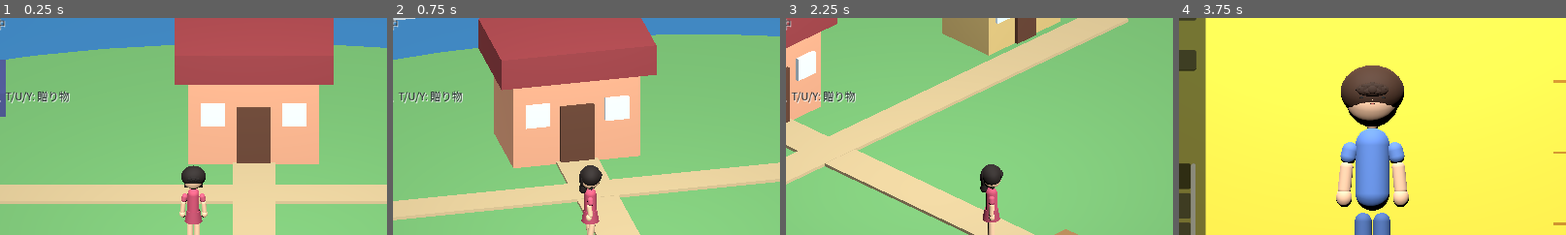
Above: before the commit, frames 1-4 (left to right).
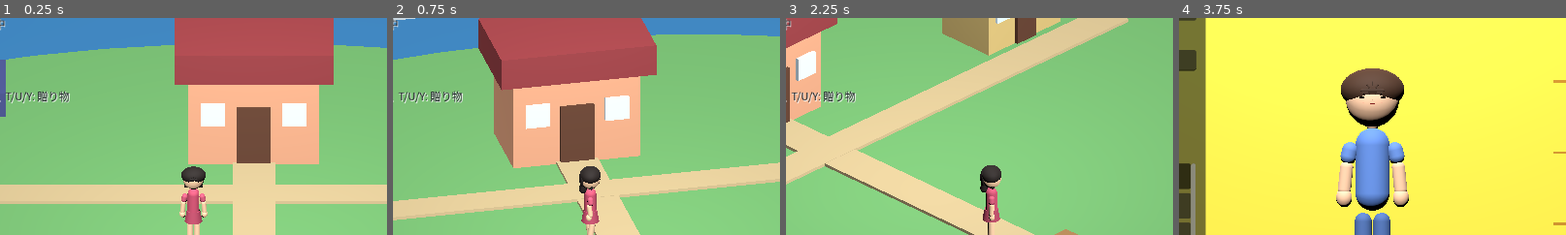
Above: after the commit, the same moments.

Repository: tinky44/tomocol_lite
Game: Godot game, scene res://scenes/main.tscn
Same seed, same stepped clock (60 frames per second), same inputs: the game is played once before the commit and once after it.
Inputs (mouse positions are % of the whole screen's width and height, from its top left):
- Up to frame 1 (0.25 s): no input
- Up to frame 2 (0.75 s): tap Enter at 0.5 s; move the mouse to (72, 45) at 0.52 s; hold D from 0.53 s (still down); hold J from 0.53 s (still down); click (72, 45) at 0.67 s
- Up to frame 3 (2.25 s): tap Space at 0.77, 1.52 s; move the mouse to (30, 55) at 1.27 s; release D at 1.28 s; release J at 1.28 s; hold S 1.28-2.03 s; tap L at 1.35 s; move the mouse to (60, 28) at 2.02 s; hold D from 2.03 s (still down); hold I from 2.03 s (still down)
- Up to frame 4 (3.75 s): move the mouse to (45, 70) at 2.77 s; release D at 2.78 s; release I at 2.78 s; hold W 2.78-3.53 s; tap K at 2.85 s; click (45, 70) at 2.92 s; tap Space at 3.02 s; move the mouse to (80, 65) at 3.52 s; hold A from 3.53 s (still down); hold N from 3.53 s (still down)
The pictures show only the part of the screen within x 25-75%, y 11-61%; the shares and areas given below are measured in that part.

The runs differ from the first frame. In frame 1, less than 0.1% of the frame differs, in the area x 46-54%, y 67-77%; in frame 2, less than 0.1%; in frame 3, less than 0.1%; in frame 4, 0.8%, in the area x 41-59%, y 21-42%.

Commit message:
wip: 髪型の調整

Diff:
--- a/godot-project/scripts/ResidentAvatar.gd
+++ b/godot-project/scripts/ResidentAvatar.gd
@@ -13,7 +13,7 @@
 const HEAD_SCALE_Y := 1.03
 const HEAD_SCALE_Z := 0.92
 const FACE_PART_SURFACE_LIFT := 0.012
-const EYE_VISIBLE_SCALE := 1.08
+const EYE_VISIBLE_SCALE := 1.18
 const WALK_LEG_SWING_DEGREES := 8.0
 const WALK_ARM_SWING_DEGREES := 7.0
 const WALK_BLEND_SPEED := 7.5
@@ -172,21 +172,20 @@
 func _add_hair_parts(profile: Dictionary, head_y: float, head_radius: float, hair_color: Color) -> void:
 	var hair_style := int(profile.get("hair_style", 0))
 	var hair_volume: float = float(profile.get("hair_volume", 1.0))
-	var fringe_color := hair_color.darkened(0.18)
+	var fringe_color := hair_color.darkened(0.12)
 	var cap_radius := head_radius * 1.05 * hair_volume
 	var front_z := head_radius * 0.96
-	_add_ellipsoid_part("Hair Crown", cap_radius, Vector3(0.0, head_y + head_radius * 0.22, head_radius * 0.02), hair_color, Vector3(1.08, 0.90, 0.92))
-	_add_ellipsoid_part("Front Hair Mass", head_radius * 0.38 * hair_volume, Vector3(0.0, head_y + head_radius * 0.30, front_z * 0.96), fringe_color, Vector3(1.55, 0.66, 0.34))
+	_add_ellipsoid_part("Hair Crown", cap_radius, Vector3(0.0, head_y + head_radius * 0.30, 0.0), hair_color, Vector3(1.08, 0.72, 0.90))
+	_add_ellipsoid_part("Forehead Hair Cap", head_radius * 0.24 * hair_volume, Vector3(0.0, head_y + head_radius * 0.27, front_z * 0.96), fringe_color, Vector3(1.90, 0.34, 0.15))
+	_add_ellipsoid_part("Front Left Hair Sweep", head_radius * 0.17 * hair_volume, Vector3(-head_radius * 0.22, head_y + head_radius * 0.22, front_z * 0.96), fringe_color, Vector3(0.92, 0.62, 0.14), Vector3(0.0, 0.0, -12.0))
+	_add_ellipsoid_part("Front Right Hair Sweep", head_radius * 0.17 * hair_volume, Vector3(head_radius * 0.22, head_y + head_radius * 0.22, front_z * 0.96), fringe_color, Vector3(0.92, 0.62, 0.14), Vector3(0.0, 0.0, 12.0))
 	_add_ellipsoid_part("Back Hair Cover", head_radius * 0.66 * hair_volume, Vector3(0.0, head_y - head_radius * 0.03, -head_radius * 0.72), hair_color, Vector3(1.05, 1.22, 0.44))
 	_add_part("Nape Hair", _capsule_mesh(head_radius * 0.82, head_radius * 0.19 * hair_volume), Vector3(0.0, head_y - head_radius * 0.42, -head_radius * 0.66), hair_color, Vector3(8.0, 0.0, 0.0))
-	_add_part("Front Hairline", _capsule_mesh(head_radius * 1.03, head_radius * 0.075 * hair_volume), Vector3(0.0, head_y + head_radius * 0.34, front_z * 1.00), fringe_color, Vector3(0.0, 0.0, 90.0), Vector3(1.0, 1.0, 0.62))
-	# 前髪は小さな楕円を重ねています。顔側は平たい板を使わず、頭の曲面上へ直接パーツを置きます。
-	_add_ellipsoid_part("Upper Bang Cover", head_radius * 0.27 * hair_volume, Vector3(0.0, head_y + head_radius * 0.42, front_z * 1.03), fringe_color, Vector3(1.48, 0.44, 0.24))
-	_add_ellipsoid_part("Bang Curtain", head_radius * 0.25 * hair_volume, Vector3(0.0, head_y + head_radius * 0.25, front_z * 1.05), fringe_color, Vector3(1.42, 0.54, 0.22))
-	_add_ellipsoid_part("Bang Fill", head_radius * 0.19 * hair_volume, Vector3(0.0, head_y + head_radius * 0.30, front_z * 1.08), fringe_color, Vector3(0.92, 0.76, 0.28))
-	_add_ellipsoid_part("Bang Center", head_radius * 0.18 * hair_volume, Vector3(0.0, head_y + head_radius * 0.39, front_z * 1.04), fringe_color, Vector3(0.76, 1.08, 0.30))
-	_add_ellipsoid_part("Bang Left", head_radius * 0.16 * hair_volume, Vector3(-head_radius * 0.24, head_y + head_radius * 0.35, front_z * 1.04), fringe_color, Vector3(0.72, 1.04, 0.28), Vector3(0.0, 0.0, -13.0))
-	_add_ellipsoid_part("Bang Right", head_radius * 0.16 * hair_volume, Vector3(head_radius * 0.24, head_y + head_radius * 0.35, front_z * 1.04), fringe_color, Vector3(0.72, 1.04, 0.28), Vector3(0.0, 0.0, 13.0))
+	_add_part("Left Part Hairline", _capsule_mesh(head_radius * 0.30, head_radius * 0.028 * hair_volume), Vector3(-head_radius * 0.12, head_y + head_radius * 0.36, front_z * 0.97), fringe_color, Vector3(0.0, 0.0, 32.0), Vector3(1.0, 1.0, 0.42))
+	_add_part("Right Part Hairline", _capsule_mesh(head_radius * 0.30, head_radius * 0.028 * hair_volume), Vector3(head_radius * 0.12, head_y + head_radius * 0.36, front_z * 0.97), fringe_color, Vector3(0.0, 0.0, -32.0), Vector3(1.0, 1.0, 0.42))
+	_add_part("Center Part Seam", _capsule_mesh(head_radius * 0.22, head_radius * 0.018 * hair_volume), Vector3(0.0, head_y + head_radius * 0.48, front_z * 0.96), hair_color.darkened(0.22), Vector3.ZERO, Vector3(0.60, 1.0, 0.36))
+	_add_ellipsoid_part("Left Part Bang Tip", head_radius * 0.09 * hair_volume, Vector3(-head_radius * 0.32, head_y + head_radius * 0.20, front_z * 0.97), fringe_color, Vector3(0.58, 0.68, 0.14), Vector3(0.0, 0.0, -14.0))
+	_add_ellipsoid_part("Right Part Bang Tip", head_radius * 0.09 * hair_volume, Vector3(head_radius * 0.32, head_y + head_radius * 0.20, front_z * 0.97), fringe_color, Vector3(0.58, 0.68, 0.14), Vector3(0.0, 0.0, 14.0))
 	_add_part("Left Side Hair Base", _capsule_mesh(head_radius * 0.68, head_radius * 0.13 * hair_volume), Vector3(-head_radius * 0.62, head_y - head_radius * 0.08, -head_radius * 0.02), hair_color, Vector3(2.0, 0.0, -7.0))
 	_add_part("Right Side Hair Base", _capsule_mesh(head_radius * 0.68, head_radius * 0.13 * hair_volume), Vector3(head_radius * 0.62, head_y - head_radius * 0.08, -head_radius * 0.02), hair_color, Vector3(2.0, 0.0, 7.0))
 
@@ -219,7 +218,8 @@
 	var mouth_style := int(profile.get("mouth_style", 0))
 	var eye_spacing: float = float(profile.get("eye_spacing", 0.40)) * head_radius
 	var eye_y_offset: float = float(profile.get("eye_height", 0.04)) * head_radius
-	var eye_size: float = float(profile.get("eye_size", 0.052)) * head_radius * EYE_VISIBLE_SCALE
+	var face_detail_size: float = float(profile.get("eye_size", 0.052)) * head_radius * 1.08
+	var eye_size: float = face_detail_size * EYE_VISIBLE_SCALE
 	var mouth_width: float = float(profile.get("mouth_width", 0.24)) * head_radius
 	var mouth_y_offset: float = float(profile.get("mouth_y", -0.20)) * head_radius
 
@@ -228,7 +228,7 @@
 
 	# 顔はお面状の板を使わず、頭の楕円体の表面座標を計算してそこへ直接置きます。
 	# eye_style は 0:点目、1:楕円目、2:眠そう目です。まずは小さく、曲面に貼り付いて見えることを優先します。
-	var pupil := Color(0.035, 0.030, 0.028)
+	var pupil := Color(0.0, 0.0, 0.0)
 	match eye_style:
 		1:
 			_add_face_ellipsoid("Left Eye", head_radius, head_y, -eye_spacing, eye_y_offset, eye_size, pupil, Vector3(1.36, 0.68, 0.18))
@@ -240,19 +240,19 @@
 			_add_face_ellipsoid("Left Dot Eye", head_radius, head_y, -eye_spacing, eye_y_offset, eye_size, pupil, Vector3(0.86, 0.86, 0.20))
 			_add_face_ellipsoid("Right Dot Eye", head_radius, head_y, eye_spacing, eye_y_offset, eye_size, pupil, Vector3(0.86, 0.86, 0.20))
 
-	_add_face_ellipsoid("Nose", head_radius, head_y, 0.0, -head_radius * 0.07, eye_size * 0.20, skin_color.darkened(0.08), Vector3(0.70, 1.00, 0.16))
-	_add_face_ellipsoid("Left Cheek", head_radius, head_y, -eye_spacing * 0.86, mouth_y_offset + eye_size * 0.58, eye_size * 0.30, Color(1.0, 0.55, 0.52, 0.20), Vector3(1.20, 0.55, 0.10))
-	_add_face_ellipsoid("Right Cheek", head_radius, head_y, eye_spacing * 0.86, mouth_y_offset + eye_size * 0.58, eye_size * 0.30, Color(1.0, 0.55, 0.52, 0.20), Vector3(1.20, 0.55, 0.10))
+	_add_face_ellipsoid("Nose", head_radius, head_y, 0.0, -head_radius * 0.07, face_detail_size * 0.20, skin_color.darkened(0.08), Vector3(0.70, 1.00, 0.16))
+	_add_face_ellipsoid("Left Cheek", head_radius, head_y, -eye_spacing * 0.86, mouth_y_offset + face_detail_size * 0.58, face_detail_size * 0.30, Color(1.0, 0.55, 0.52, 0.20), Vector3(1.20, 0.55, 0.10))
+	_add_face_ellipsoid("Right Cheek", head_radius, head_y, eye_spacing * 0.86, mouth_y_offset + face_detail_size * 0.58, face_detail_size * 0.30, Color(1.0, 0.55, 0.52, 0.20), Vector3(1.20, 0.55, 0.10))
 
 	# mouth_style は 0:にこ口、1:まっすぐ、2:小さい口。必要ならここに開き口や困り口を足します。
 	match mouth_style:
 		1:
-			_add_face_line("Flat Mouth", head_radius, head_y, 0.0, mouth_y_offset, maxf(mouth_width, eye_size * 1.55), eye_size * 0.11, Color(0.42, 0.12, 0.12), 0.0)
+			_add_face_line("Flat Mouth", head_radius, head_y, 0.0, mouth_y_offset, maxf(mouth_width, face_detail_size * 1.55), face_detail_size * 0.11, Color(0.42, 0.12, 0.12), 0.0)
 		2:
-			_add_face_ellipsoid("Small Mouth", head_radius, head_y, 0.0, mouth_y_offset, eye_size * 0.34, Color(0.48, 0.12, 0.14), Vector3(1.15, 0.56, 0.14))
+			_add_face_ellipsoid("Small Mouth", head_radius, head_y, 0.0, mouth_y_offset, face_detail_size * 0.34, Color(0.48, 0.12, 0.14), Vector3(1.15, 0.56, 0.14))
 		_:
-			_add_face_line("Smile Left", head_radius, head_y, -mouth_width * 0.22, mouth_y_offset, maxf(mouth_width * 0.58, eye_size), eye_size * 0.11, Color(0.50, 0.13, 0.13), -8.0)
-			_add_face_line("Smile Right", head_radius, head_y, mouth_width * 0.22, mouth_y_offset, maxf(mouth_width * 0.58, eye_size), eye_size * 0.11, Color(0.50, 0.13, 0.13), 8.0)
+			_add_face_line("Smile Left", head_radius, head_y, -mouth_width * 0.22, mouth_y_offset, maxf(mouth_width * 0.58, face_detail_size), face_detail_size * 0.11, Color(0.50, 0.13, 0.13), -8.0)
+			_add_face_line("Smile Right", head_radius, head_y, mouth_width * 0.22, mouth_y_offset, maxf(mouth_width * 0.58, face_detail_size), face_detail_size * 0.11, Color(0.50, 0.13, 0.13), 8.0)
 
 
 func _leg_color(outfit_type: String, cloth_color: Color, skin_color: Color) -> Color:
@@ -265,12 +265,16 @@
 
 func _add_face_ellipsoid(part_name: String, head_radius: float, head_y: float, x: float, y_offset: float, radius: float, color: Color, local_scale := Vector3.ONE, rotation_deg := Vector3.ZERO) -> MeshInstance3D:
 	var position := _face_surface_point(head_radius, head_y, x, y_offset, radius * 0.18 + FACE_PART_SURFACE_LIFT)
-	return _add_ellipsoid_part(part_name, radius, position, color, local_scale, rotation_deg)
+	var instance := _add_ellipsoid_part(part_name, radius, position, color, local_scale, rotation_deg)
+	instance.material_override = _feature_material(color)
+	return instance
 
 
 func _add_face_line(part_name: String, head_radius: float, head_y: float, x: float, y_offset: float, length: float, radius: float, color: Color, tilt_degrees := 0.0) -> MeshInstance3D:
 	var position := _face_surface_point(head_radius, head_y, x, y_offset, radius + FACE_PART_SURFACE_LIFT)
-	return _add_part(part_name, _capsule_mesh(length, radius), position, color, Vector3(0.0, 0.0, 90.0 + tilt_degrees), Vector3.ONE)
+	var instance := _add_part(part_name, _capsule_mesh(length, radius), position, color, Vector3(0.0, 0.0, 90.0 + tilt_degrees), Vector3.ONE)
+	instance.material_override = _feature_material(color)
+	return instance
 
 
 func _face_surface_point(head_radius: float, head_y: float, x: float, y_offset: float, lift := 0.0) -> Vector3:
@@ -376,3 +380,9 @@
 		material.transparency = BaseMaterial3D.TRANSPARENCY_ALPHA
 		material.albedo_color.a = minf(color.a, 0.56)
 	return material
+
+
+func _feature_material(color: Color) -> StandardMaterial3D:
+	var material := _material(color)
+	material.shading_mode = BaseMaterial3D.SHADING_MODE_UNSHADED
+	return material
Not shown, changed: todo.md
